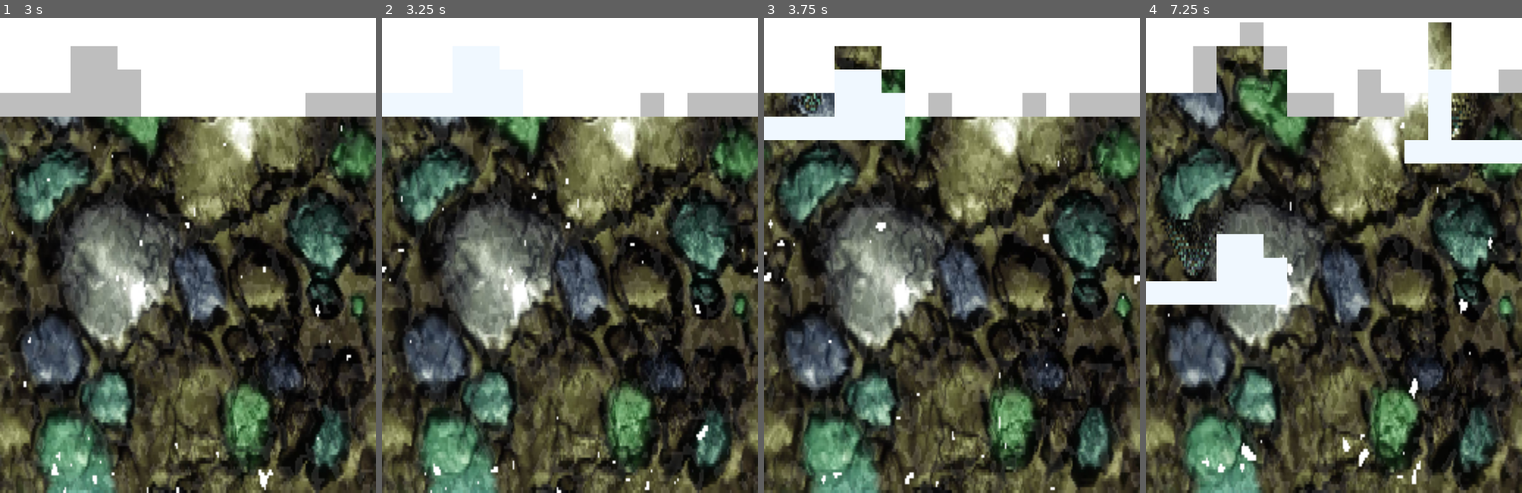
Above: before the commit, frames 1-4 (left to right).
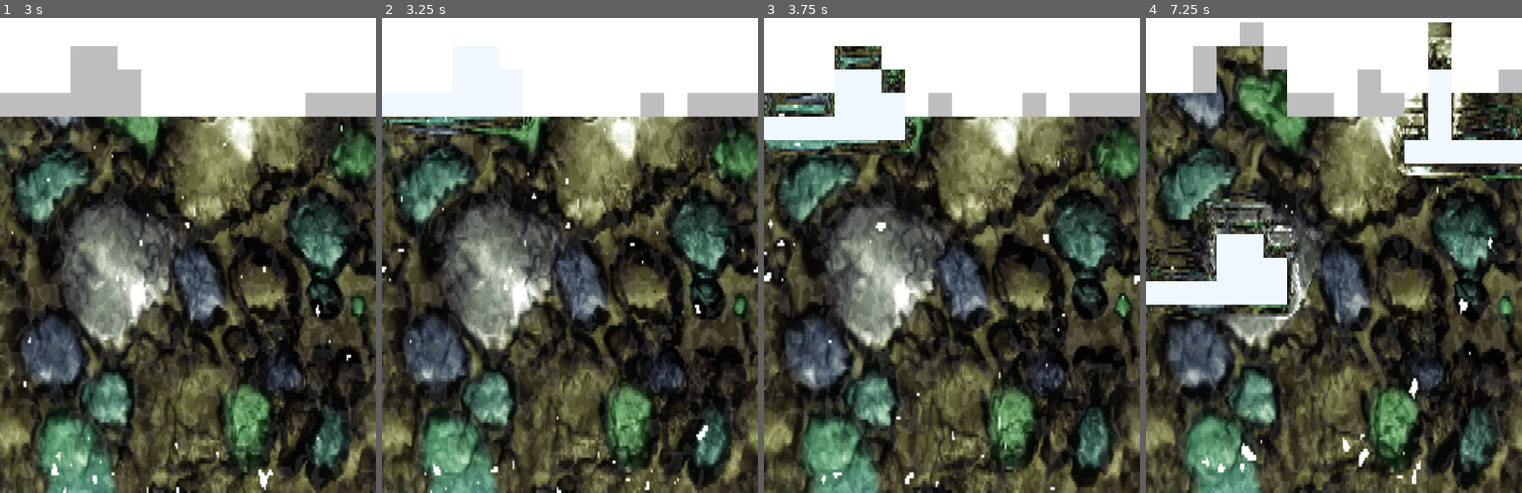
Above: after the commit, the same moments.

Repository: meisei4/bath
Game: Godot game, scene res://godot/Entities/Glacier/GlacierSimulation.tscn
The game is run twice, just before and just after one commit, with the same random seed, the same clock (stepped at 60 frames per second) and the same inputs. The project has no main scene, so this scene is started directly.
Inputs (mouse positions are in pixels of both pictures, inside the frame that each line leads up to):
- Up to frame 1 (3 s): move the mouse to (270, 184) at 0.52 s; hold D (right) 0.53-1.25 s; click (270, 184) at 0.67 s; drag from (112, 241) to (169, 322) at 1.27 s; move the mouse to (225, 84) at 2.02 s; hold D (right) 2.03-2.75 s; click (225, 84) at 2.17 s; drag from (169, 322) to (75, 127) at 2.77 s
- Up to frame 2 (3.25 s): no input
- Up to frame 3 (3.75 s): move the mouse to (1064, 293) at 3.52 s; hold A (left) from 3.53 s (still down); click (1064, 293) at 3.67 s
- Up to frame 4 (7.25 s): release A (left) at 4.25 s; drag from (1221, 127) to (1277, 70) at 4.27 s; move the mouse to (1352, 212) at 5.02 s; hold S (down) 5.03-5.75 s; click (1352, 212) at 5.17 s; drag from (1277, 70) to (1258, 241) at 5.77 s; move the mouse to (1416, 184) at 6.52 s; hold W (up) from 6.53 s (still down); click (1416, 184) at 6.67 s

Frame 1 is identical in both runs. In frame 2, 1.2% of the frame differs, in the area x 0-43%, y 20-26%; in frame 3, 2.6%; in frame 4, 7.1%, in the area x 0-100%, y 1-65%.

Commit message:
added iceberg shapes to ripple shader

Diff:
--- a/Resources/Shaders/Water/finite_approx_ripple.gdshader
+++ b/Resources/Shaders/Water/finite_approx_ripple.gdshader
@@ -3,15 +3,16 @@
 
 #include "res://Resources/Shaders/Water/constants.gdshaderinc"
 
-uniform vec3 iMouse;
+uniform vec2 iResolution;
+uniform sampler2D iChannel0: hint_screen_texture;
 
+#define TILE_SIZE 16.0
 #define MAX_ICEBERGS 8u
-
+//TODO: !!!!If you expect more tiles than you can comfortably pass as a uniform array, you would switch to passing them via a small texture instead.
 uniform vec2 iceberg_positions[MAX_ICEBERGS];
 uniform vec2 iceberg_velocities[MAX_ICEBERGS];
-
-uniform vec2 iResolution;
-uniform sampler2D iChannel0: hint_screen_texture;
+uniform vec2 iceberg_tile_positions[1024];  //TODO: 1024 this should be just how many INTACT glacier tiles there are at the start of the sim
+uniform int cluster_offsets[128];  // pairs: [start_index, end_index, ...]
 
 //IDEAL ADJUSTABLE PARAMETERS:
 //EFFECTIVE DOMAIN: [0.5, 20.0] UNITS: multiplier against base 1.0 size (percentage of screen resolution)
@@ -23,12 +24,13 @@
 //EFFECTIVE DOMAIN: [0.025, 0.5], UNITS: percentage of canvas resolution
 #define IMPULSE_WAVE_WIDTH 0.025 //to adjust the wave front width
 
+
 //BASE PARAMETERS:
 #define BASE_SAMPLE_STEP 0.005
 #define BASE_IMPULSE_STRENGTH -0.015 // Base impulse strength (height units per frame)
 #define BASE_PROPAGATION 1.0 // EFFECTIVE_PROPAGATION to vary between 1.0 and 1.15,
 // TODO: tie this with the advent
-#define BASE_DAMPENING 0.90 // EFFECTIVE_DAMPENING to vary between 95% and 15% of 95%
+#define BASE_DAMPENING 0.85 // EFFECTIVE_DAMPENING to vary between 95% and 15% of 95%
 
 //EFFECTIVE PARAMETERS DERVIED FROM IDEAL PARAMETERS AND BASE PARAMETERS:
 #define EFFECTIVE_SAMPLE_STEP (BASE_SAMPLE_STEP * SPEED_FACTOR)
@@ -37,6 +39,8 @@
 #define IMPULSE_OUTER_RADIUS (IMPULSE_INNER_RADIUS + IMPULSE_WAVE_WIDTH * EFFECTIVE_RIPPLE_SCALE)
 #define EFFECTIVE_PROPAGATION (BASE_PROPAGATION + 0.15 * PROPAGATION_INTENSITY)  // Ranges from 1.0 to 1.15.
 #define EFFECTIVE_DAMPENING (BASE_DAMPENING - 0.15 * PROPAGATION_INTENSITY) // Ranges from 95% down to 15% of 95%
+
+#define SILHOUTTE_BAND (0.0) //(IMPULSE_WAVE_WIDTH * EFFECTIVE_RIPPLE_SCALE)
 
 float sample_height(sampler2D tex, vec2 uv) {
     if (uv.x < 0.0 || uv.x > 1.0 || uv.y < 0.0 || uv.y > 1.0)
@@ -74,6 +78,31 @@
     return advection * weight;
 }
 
+float distance_to_tile_boundary(vec2 uv, vec2 iceberg_tile_center_uv, vec2 half_size_uv) {
+    vec2 distance_to_iceberg_tile_boundary = abs(uv - iceberg_tile_center_uv) - half_size_uv;
+    return max(distance_to_iceberg_tile_boundary.x, distance_to_iceberg_tile_boundary.y);
+}
+
+float distance_to_iceberg_cluster_silhouette_mask(vec2 uv, int cluster_index) {
+    int start_idx = cluster_offsets[cluster_index * 2];
+    int end_idx   = cluster_offsets[cluster_index * 2 + 1];
+
+    vec2 iceberg_cluster_anchor_screen_coordinates = iceberg_positions[cluster_index];
+    float min_distance = 999999.0;
+    for (int i = start_idx; i < end_idx; i++) {
+        vec2 local_offset_in_iceberg_cluster_bounding_box_in_screen_coordinates = iceberg_tile_positions[i];
+        //vec2 iceberg_tile_center_in_screen_coordinates = iceberg_cluster_anchor_screen_coordinates + local_offset_in_iceberg_cluster_bounding_box_in_screen_coordinates;
+        vec2 iceberg_tile_center_in_screen_coordinates = iceberg_cluster_anchor_screen_coordinates + local_offset_in_iceberg_cluster_bounding_box_in_screen_coordinates + vec2(TILE_SIZE * 0.5, TILE_SIZE * 0.5);
+        vec2 iceberg_tile_center_in_uv_coordinates = iceberg_tile_center_in_screen_coordinates / iResolution;
+        vec2 half_tile_size_uv = vec2(TILE_SIZE * 0.5) / iResolution;
+        float distance_to_tile_boundary = distance_to_tile_boundary(uv, iceberg_tile_center_in_uv_coordinates, half_tile_size_uv);
+        if (distance_to_tile_boundary < min_distance) {
+            min_distance = distance_to_tile_boundary;
+        }
+    }
+    return min_distance;
+}
+
 void fragment(){
 //void mainImage(out vec4 frag_color, in vec2 frag_coord) {
     vec2 uv = FRAGCOORD.xy / iResolution.xy;
@@ -86,25 +115,31 @@
     float height_bottom = sample_height(iChannel0, uv - neighbor_offset_y);
     float height_top    = sample_height(iChannel0, uv + neighbor_offset_y);
 
-    float ripple_impulse = 0.0;
+    float silhouette_impulse = 0.0;
+    for (int i = 0; i < iceberg_positions.length(); i++) {
+        float min_distance = distance_to_iceberg_cluster_silhouette_mask(uv, i);
+        float wave_factor = smoothstep(SILHOUTTE_BAND, -SILHOUTTE_BAND, min_distance);
+        silhouette_impulse += wave_factor * BASE_IMPULSE_STRENGTH;
+    }
+
+    float wavefront_impulse = 0.0;
     for (int i = 0; i < iceberg_positions.length(); i++) {
         vec2 iceberg_position_uv = iceberg_positions[i] / iResolution.xy; // Ensure same space as uv
-        ripple_impulse += compute_wavefront(uv, iceberg_position_uv, iceberg_velocities[i]);
+        wavefront_impulse += compute_wavefront(uv, iceberg_position_uv, iceberg_velocities[i]);
     }
 
     float avg_neighbor_height = (height_left + height_right + height_top + height_bottom) / 4.0;
     float new_height = prev_heights.r + EFFECTIVE_PROPAGATION * (avg_neighbor_height - prev_heights.g);
     new_height *= EFFECTIVE_DAMPENING;
-    new_height += ripple_impulse;
-    //vec2 gradient = vec2(height_right - height_left, height_top - height_bottom);
-        // Compute the gradient of the ripple field.
+    new_height += silhouette_impulse;
+    //new_height += wavefront_impulse;
     vec2 gradient = vec2(height_right - height_left, height_top - height_bottom);
     float total_advection = 0.0;
     for (int i = 0; i < iceberg_positions.length(); i++) {
         vec2 iceberg_position_uv = iceberg_positions[i] / iResolution.xy;
         total_advection += compute_wavefront_advection(uv, iceberg_position_uv, iceberg_velocities[i], gradient);
     }
-    new_height += -0.075 * total_advection;
+    new_height += -0.060 * total_advection;
     COLOR = vec4(new_height, prev_heights.r, 0.0, 1.0);
     //frag_color = vec4(new_height, prev_heights.r, 0.0, 1.0);
 }
--- a/godot/Entities/Glacier/GlacierSimulation.gd
+++ b/godot/Entities/Glacier/GlacierSimulation.gd
@@ -50,16 +50,39 @@
     update_tilemap()
 
 
-func _on_iceberg_cluster_formed(cluster_id: int, iceberg_wavefront_position: Vector2i) -> void:
-    water_caustics_shader.update_iceberg_cluster_position_in_continious_space(
-        cluster_id, Vector2(iceberg_wavefront_position)
+func _on_iceberg_cluster_formed(cluster_id: int, iceberg_cluster: Array[Vector2i]) -> void:
+    var tile_size: float = 16.0  # TODO: FIX THIS EVERYTHWERE IN THE CODE whole codebase!!!
+    var iceberg_cluster_anchor_in_tile_coordinates: Vector2i = (
+        iceberg_manager.calculate_iceberg_cluster_anchor_in_tile_coordinates(iceberg_cluster)
     )
-    update_tilemap()
+
+    (
+        water_caustics_shader
+        . update_iceberg_clusters_anchor_position_from_discrete_tile_space_to_continious_interpolated_screen_space(
+            cluster_id, iceberg_cluster_anchor_in_tile_coordinates
+        )
+    )
+    var start_index: int = water_caustics_shader.iceberg_tile_positions.size()
+    for iceberg_cell: Vector2i in iceberg_cluster:
+        var local_position_in_iceberg_cluster_bounding_box: Vector2 = (
+            (iceberg_cell - iceberg_cluster_anchor_in_tile_coordinates) * tile_size
+        )
+        water_caustics_shader.iceberg_tile_positions.append(
+            local_position_in_iceberg_cluster_bounding_box
+        )
+    var end_index: int = water_caustics_shader.iceberg_tile_positions.size()
+    water_caustics_shader.cluster_offsets.append(start_index)
+    water_caustics_shader.cluster_offsets.append(end_index)
 
 
-func _on_iceberg_cluster_moved(cluster_id: int, iceberg_wavefront_position: Vector2i) -> void:
-    water_caustics_shader.update_iceberg_cluster_position_in_continious_space(
-        cluster_id, Vector2(iceberg_wavefront_position)
+func _on_iceberg_cluster_moved(
+    cluster_id: int, iceberg_cluster_anchor_tile_coordinates: Vector2i
+) -> void:
+    (
+        water_caustics_shader
+        . update_iceberg_clusters_anchor_position_from_discrete_tile_space_to_continious_interpolated_screen_space(
+            cluster_id, iceberg_cluster_anchor_tile_coordinates
+        )
     )
     update_tilemap()
 
--- a/godot/Entities/Glacier/GlacierUtil.gd
+++ b/godot/Entities/Glacier/GlacierUtil.gd
@@ -158,10 +158,10 @@
     glacier_data: GlacierData, callback: Callable, reverse_y: bool = false
 ) -> void:
     var glacier_dimensions: Vector2i = get_glacier_grid_dimensions(glacier_data)
-    var y_range = range(glacier_dimensions.y)
+    var y_range: Array = range(glacier_dimensions.y)
     if reverse_y:
         y_range = range(glacier_dimensions.y - 1, -1, -1)
-    for y in y_range:
-        for x in range(glacier_dimensions.x):
+    for y: int in y_range:
+        for x: int in range(glacier_dimensions.x):
             var cell_position: Vector2i = Vector2i(x, y)
             callback.call(cell_position)
--- a/godot/Entities/Glacier/HydrofractureManager.gd
+++ b/godot/Entities/Glacier/HydrofractureManager.gd
@@ -23,7 +23,7 @@
     var candidate_cells: Array[Vector2i] = []
     GlacierUtil.for_each_cell(
         glacier_data,
-        func(cell_position) -> void:
+        func(cell_position: Vector2i) -> void:
             if cell_is_eligible_for_hydrofracture(glacier_data, cell_position):
                 candidate_cells.append(cell_position)
     )
--- a/godot/Entities/Glacier/IcebergManager.gd
+++ b/godot/Entities/Glacier/IcebergManager.gd
@@ -1,19 +1,20 @@
 extends Node2D
 class_name IcebergManager
 
-signal iceberg_cluster_formed(cluster_id: int, average_position: Vector2i)
-signal iceberg_cluster_moved(cluster_id: int, average_position: Vector2i)
+signal iceberg_cluster_formed(cluster_id: int, iceberg_cluster: Array[Vector2i])
+ #TODO account for the iceberg cluster merging occuranced for the ripple redefinition
+signal iceberg_cluster_merged(cluster_id: int, iceberg_cluster: Array[Vector2i])
+signal iceberg_cluster_moved(cluster_id: int, iceberg_cluster: Array[Vector2i])
 signal force_fracture_glacier_cell(cell: Vector2i)
 
-@export var minimum_iceberg_cluster_size: int = 4
-#var iceberg_clusters: Dictionary[int, Vector2] = {}  # Key: cluster id, Value: Vector2
-var iceberg_cell_to_cluster_id: Dictionary[Vector2i, int] = {}
-var next_iceberg_cluster_id: int = 0  # Counter to assign new IDs automatically
+var minimum_iceberg_cluster_size: int = 4
+var iceberg_cell_to_cluster_id: Dictionary[Vector2i, int] = {} # Key: iceberg cell_coord, value: cluster id,
+var current_iceberg_cluster_id: int = 0
 
 func identify_and_form_iceberg_clusters(glacier_data: GlacierData) -> void:
-    GlacierUtil.for_each_cell(glacier_data, func(cell_position) -> void:
+    GlacierUtil.for_each_cell(glacier_data, func(cell_position: Vector2i) -> void:
         if glacier_data.IS_AGED_AND_FRACTURED(cell_position):
-            var iceberg_cluster = GlacierUtil.collect_connected_glacier_cells(
+            var iceberg_cluster: Array[Vector2i] = GlacierUtil.collect_connected_glacier_cells(
                 glacier_data, cell_position, glacier_data.IS_AGED_AND_FRACTURED
             )
             form_iceberg_cluster(glacier_data, iceberg_cluster)
@@ -23,35 +24,32 @@
 func form_iceberg_cluster(glacier_data: GlacierData, iceberg_cluster: Array[Vector2i]) -> void:
     if iceberg_cluster.size() >= minimum_iceberg_cluster_size:
         for iceberg_cell: Vector2i in iceberg_cluster:
-            form_iceberg(glacier_data, iceberg_cell)
-            iceberg_cell_to_cluster_id.set(iceberg_cell, next_iceberg_cluster_id)
-        var iceberg_cluster_wavefront_position = calculate_iceberg_cluster_wavefront_position(iceberg_cluster)
-        #iceberg_clusters.set(next_iceberg_cluster_id, iceberg_cluster_position)
-        iceberg_cluster_formed.emit(next_iceberg_cluster_id, iceberg_cluster_wavefront_position)
-        next_iceberg_cluster_id += 1
+            form_iceberg(glacier_data, iceberg_cell, current_iceberg_cluster_id)
+            iceberg_cell_to_cluster_id.set(iceberg_cell, current_iceberg_cluster_id)
+        iceberg_cluster_formed.emit(current_iceberg_cluster_id, iceberg_cluster)
+        current_iceberg_cluster_id += 1
 
 
-func form_iceberg(glacier_data: GlacierData, cell_position: Vector2i) -> void:
-    glacier_data.set_glacier_cell_state(cell_position, GlacierCellState.STATE.ICEBERG)
-    glacier_data.set_glacier_cells_age_in_lifecycle(cell_position, 0)
+func form_iceberg(glacier_data: GlacierData, iceberg_cell: Vector2i, iceberg_cluster_id: int) -> void:
+    iceberg_cell_to_cluster_id.set(iceberg_cell, iceberg_cluster_id)
+    glacier_data.set_glacier_cell_state(iceberg_cell, GlacierCellState.STATE.ICEBERG)
+    glacier_data.set_glacier_cells_age_in_lifecycle(iceberg_cell, 0)
 
 
 func move_icebergs(glacier_data: GlacierData) -> void:
     GlacierUtil.for_each_cell(glacier_data, func(cell_position: Vector2i) -> void:
         if glacier_data.IS_AGED_AND_ICEBERG(cell_position):
+            var iceberg_cluster_id: int = iceberg_cell_to_cluster_id.get(cell_position)
             var iceberg_cluster: Array[Vector2i] = GlacierUtil.collect_connected_glacier_cells(
                 glacier_data, cell_position, glacier_data.IS_AGED_AND_ICEBERG # TODO: figure out if this function predicate should ever be changed in the future for connectivity
                                                                                 # currently it just glues any adjacent icebergs together immediately -- kind of ugly near the end??
             )
             if can_iceberg_cluster_move_down(glacier_data, iceberg_cluster):
-                #TODO: you need to handle this as an error ID or something  when the cell below is out of the tilemap or other
-                #TODO: RACE CONDITION KEEPS HAPPENING HERE!!!!
-                var iceberg_cluster_id: int = iceberg_cell_to_cluster_id.get(cell_position)
-                update_cluster_position(iceberg_cluster_id, glacier_data, iceberg_cluster, iceberg_cluster.duplicate()) #HERE!!!
+                update_cluster_position(iceberg_cluster_id, glacier_data, iceberg_cluster, iceberg_cluster.duplicate())
             else:
-                for cell: Vector2i in iceberg_cluster:
-                    var cell_below: Vector2i = GlacierUtil.CELL_BELOW(cell)
-                    handle_blocking_cell_below(glacier_data, cell_below)
+                for iceberg_cell: Vector2i in iceberg_cluster:
+                    var cell_below: Vector2i = GlacierUtil.CELL_BELOW(iceberg_cell)
+                    handle_blocking_cell_below(glacier_data, cell_below, iceberg_cluster_id)
     , true) # Reverse Y traversal
 
 func can_iceberg_cluster_move_down(
@@ -62,7 +60,7 @@
         var has_reached_bottom_of_screen: bool = cell_position.y >= glacier_dimensions.y
         if has_reached_bottom_of_screen:
             return false
-        var cell_below = GlacierUtil.CELL_BELOW(cell_position)
+        var cell_below: Vector2i = GlacierUtil.CELL_BELOW(cell_position)
         if not GlacierUtil.is_valid_glacier_cell(glacier_data, cell_below):
             return false
         if glacier_data.IS_AGED_AND_INTACT(cell_below):
@@ -78,17 +76,20 @@
     return glacier_data.IS_NONE(cell_position) or glacier_data.IS_AGED_AND_ICEBERG(cell_position)
 
 
-func handle_blocking_cell_below(glacier_data: GlacierData, cell_below: Vector2i) -> void:
+func handle_blocking_cell_below(glacier_data: GlacierData, cell_below: Vector2i, iceberg_cluster_id: int) -> void:
     if not GlacierUtil.is_valid_glacier_cell(glacier_data, cell_below):
         return
     if glacier_data.IS_AGED_AND_INTACT(cell_below):
         force_fracture_glacier_cell.emit(cell_below)
     elif glacier_data.IS_AGED_AND_FRACTURED(cell_below):
-        form_iceberg(glacier_data, cell_below)
+        form_iceberg(glacier_data, cell_below, iceberg_cluster_id)
+        #TODO: somehow merge the ripples
+        #iceberg_cluster_merged.emit(current_iceberg_cluster_id, iceberg_cluster)
+
 
 
 func update_cluster_position(
-    cluster_id: int, glacier_data: GlacierData, iceberg_cluster: Array[Vector2i], initial_cluster: Array[Vector2i]
+    iceberg_cluster_id: int, glacier_data: GlacierData, iceberg_cluster: Array[Vector2i], initial_cluster: Array[Vector2i]
 ) -> void:
     for cell_position: Vector2i in initial_cluster:
         glacier_data.set_glacier_cell_state(cell_position, GlacierCellState.STATE.NONE)
@@ -97,22 +98,19 @@
     for i: int in range(iceberg_cluster.size()):
         iceberg_cluster[i] = GlacierUtil.CELL_BELOW(iceberg_cluster[i])
     for cell_position: Vector2i in iceberg_cluster:
-        form_iceberg(glacier_data, cell_position)
+        form_iceberg(glacier_data, cell_position, iceberg_cluster_id)
         #TODO: dear lord double gross
-        iceberg_cell_to_cluster_id.set(cell_position, cluster_id)
-    iceberg_cluster_moved.emit(cluster_id, calculate_iceberg_cluster_wavefront_position(iceberg_cluster))
+        iceberg_cell_to_cluster_id.set(cell_position, iceberg_cluster_id)
+    iceberg_cluster_moved.emit(iceberg_cluster_id, calculate_iceberg_cluster_anchor_in_tile_coordinates(iceberg_cluster))
 
-
-func calculate_iceberg_cluster_wavefront_position(iceberg_cluster: Array[Vector2i]) -> Vector2:
-    var min_x = INF
-    var max_x = -INF
-    var max_y = -INF
-    for cell in iceberg_cluster:
-        if cell.x < min_x:
-            min_x = cell.x
-        if cell.x > max_x:
-            max_x = cell.x
-        if cell.y > max_y:
-            max_y = cell.y
-    var horizontal_center = (min_x + max_x) / 2.0
-    return Vector2(horizontal_center, max_y)
+#TODO: this is the x,y origin of the bounding box around the provided iceberg cluster (to create a local-space per cluster)
+func calculate_iceberg_cluster_anchor_in_tile_coordinates(iceberg_cluster: Array[Vector2i]) -> Vector2i:
+    var min_x: float = INF # TODO: not sure what to do about float INF, idk
+    var min_y: float = INF
+    for iceberg_cell: Vector2i in iceberg_cluster:
+        if iceberg_cell.x < min_x:
+            min_x = iceberg_cell.x
+        if iceberg_cell.y < min_y:
+            min_y = iceberg_cell.y
+    var iceberg_cluster_anchor_coordinates: Vector2i = Vector2i(min_x, min_y)
+    return iceberg_cluster_anchor_coordinates
--- a/godot/Shaders/WaterCaustics.gd
+++ b/godot/Shaders/WaterCaustics.gd
@@ -24,12 +24,18 @@
 var iceberg_previous_positions: PackedVector2Array = PackedVector2Array()
 var iceberg_current_positions: PackedVector2Array = PackedVector2Array()
 var iceberg_target_positions: PackedVector2Array = PackedVector2Array()
+var iceberg_velocities: PackedVector2Array = PackedVector2Array()
 
-var iceberg_velocities: PackedVector2Array = PackedVector2Array()
-var num_icebergs: int
+var MAX_TOTAL_ICEBERG_TILES: int = 1024  #TODO: derive this from the amount of INTACT state cells at the beginning of the simulation
+var iceberg_tile_positions: PackedVector2Array = PackedVector2Array()
+
+# For each cluster, store the RANGE of INDICIES pointing that distinguish beginning and end of clusters in the array
+# cluster_offsets[i] = the starting index into iceberg_tile_positions for cluster i
+# cluster_offsets[i+1] = the first index AFTER that cluster ends
+var cluster_offsets: PackedInt32Array = PackedInt32Array()
 
 var interpolation_timer: float = 0.0
-@export var simulation_tick_interval: float = 0.5  #TODO: match this with the actual glacier sim somewhere
+var simulation_tick_interval: float = 0.10  #TODO: match this with the actual glacier sim somewhere
 
 var iChannel0: Texture
 var iChannel1: Texture
@@ -82,24 +88,28 @@
 
 func _process(delta: float) -> void:
     interpolation_timer = min(interpolation_timer + delta, simulation_tick_interval)
-    var t = interpolation_timer / simulation_tick_interval
+    var t: float = interpolation_timer / simulation_tick_interval
     for i: int in range(iceberg_previous_positions.size()):
-        var previous_position = iceberg_previous_positions[i]
-        var target_position = iceberg_target_positions[i]
-        var current_position = previous_position.lerp(target_position, t)
+        var previous_position: Vector2 = iceberg_previous_positions[i]
+        var target_position: Vector2 = iceberg_target_positions[i]
+        var current_position: Vector2 = previous_position.lerp(target_position, t)
         iceberg_current_positions.set(i, current_position)
     RippleShaderMaterial.set_shader_parameter("iceberg_positions", iceberg_current_positions)
     RippleShaderMaterial.set_shader_parameter("iceberg_velocities", iceberg_velocities)
+    RippleShaderMaterial.set_shader_parameter("iceberg_tile_positions", iceberg_tile_positions)
+    RippleShaderMaterial.set_shader_parameter("cluster_offsets", cluster_offsets)
 
     iChannel3 = BufferA.get_texture() as ViewportTexture
     WaterShaderMaterial.set_shader_parameter("iChannel3", iChannel3)
 
 
-func update_iceberg_cluster_position_in_continious_space(
-    cluster_id: int, cluster_position: Vector2
+func update_iceberg_clusters_anchor_position_from_discrete_tile_space_to_continious_interpolated_screen_space(
+    cluster_id: int, iceberg_cluster_anchor_in_tile_coordinates: Vector2i
 ) -> void:
     var tile_size: float = 16.0  # TODO: FIX THIS EVERYTHWERE IN THE CODE whole codebase!!!
-    var cluster_screen_position = cluster_position * tile_size
+    var iceberg_cluster_anchor_screen_coordinates: Vector2 = (
+        iceberg_cluster_anchor_in_tile_coordinates * tile_size
+    )
     #TODO: fix all this initialization garbagio, its ugly as hell
     if cluster_id >= iceberg_target_positions.size():
         while iceberg_target_positions.size() <= cluster_id:
@@ -108,15 +118,15 @@
             iceberg_target_positions.append(Vector2.ZERO)
             iceberg_velocities.append(Vector2.ZERO)
     if iceberg_current_positions[cluster_id] == Vector2.ZERO:
-        iceberg_previous_positions[cluster_id] = cluster_screen_position
-        iceberg_current_positions[cluster_id] = cluster_screen_position
-        iceberg_target_positions[cluster_id] = cluster_screen_position
+        iceberg_previous_positions[cluster_id] = iceberg_cluster_anchor_screen_coordinates
+        iceberg_current_positions[cluster_id] = iceberg_cluster_anchor_screen_coordinates
+        iceberg_target_positions[cluster_id] = iceberg_cluster_anchor_screen_coordinates
         iceberg_velocities[cluster_id] = Vector2.ZERO
     else:
         iceberg_previous_positions[cluster_id] = iceberg_current_positions[cluster_id]
-        iceberg_target_positions[cluster_id] = cluster_screen_position
+        iceberg_target_positions[cluster_id] = iceberg_cluster_anchor_screen_coordinates
         var new_velocity: Vector2 = (
-            (cluster_screen_position - iceberg_previous_positions[cluster_id])
+            (iceberg_cluster_anchor_screen_coordinates - iceberg_previous_positions[cluster_id])
             / simulation_tick_interval
         )
         iceberg_velocities[cluster_id] = new_velocity
